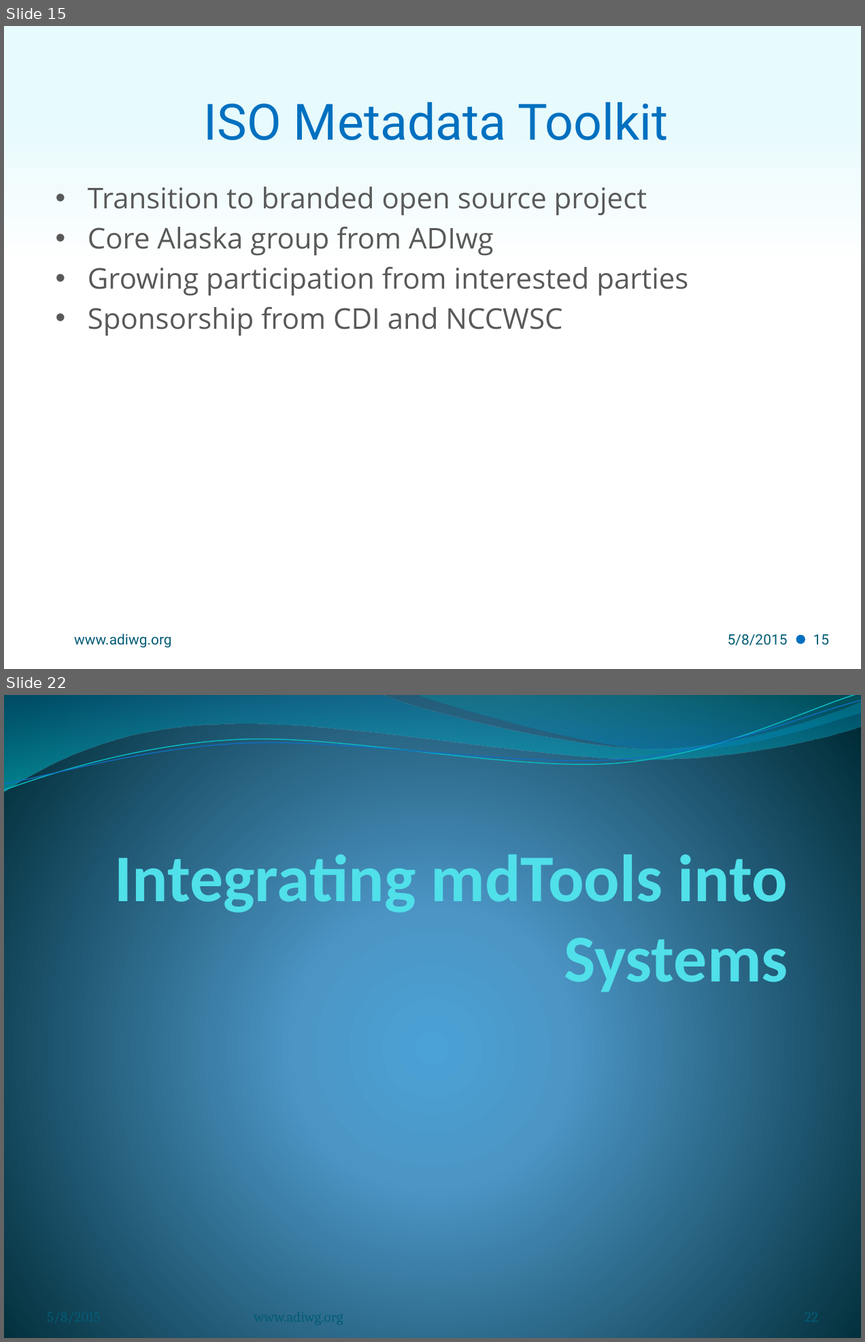
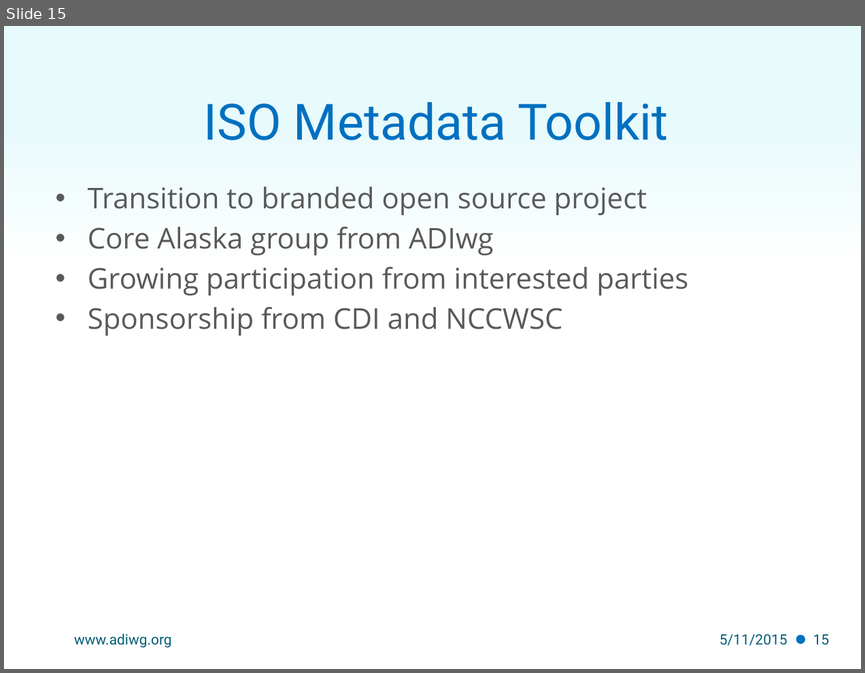
Before and after one commit to adiwg/mdWorkshop, a slide deck: S1.1_Workshop_Intro.pptx. Shown one above the other, each under a label of ours: slides 15 and 22 before the commit, slide 15 after it; the slides between them are not shown. The pictures are 865x1342 and 865x673 pixels, drawn with LibreOffice and Linux fonts; fonts in the diff are those of the drawing; background and template pictures are left out. Boxes give left, top, right and bottom in pixels: in the first picture for what was removed or moved away, otherwise in the second. Text is boxed around its words. In the diff, an @@ line names an element or a change of style, - is before the commit and + after.

```diff
--- a/S1.1_Workshop_Intro.pptx
+++ b/S1.1_Workshop_Intro.pptx
@@ slide 22 removed at box(4, 695, 861, 1338), background gradient #4AA0D6 to #4C98C7 to #002C38 @@
@@ freeform shape removed at box(4, 695, 861, 792) @@
@@ freeform shape removed at box(4, 695, 861, 795) @@
@@ freeform shape removed at box(4, 700, 861, 791) @@
@@ freeform shape removed at box(415, 695, 861, 754) @@
@@ title removed at box(115, 846, 788, 997) @@
-Integrating mdTools into Systems
@@ slide 15 changed as well @@
@@ text at box(719, 634, 787, 645): text changed @@
-5/8/2015
+5/11/2015
```
Also in this commit, not shown: 13 other slides changed, 8 other slides removed, 1 other file.
